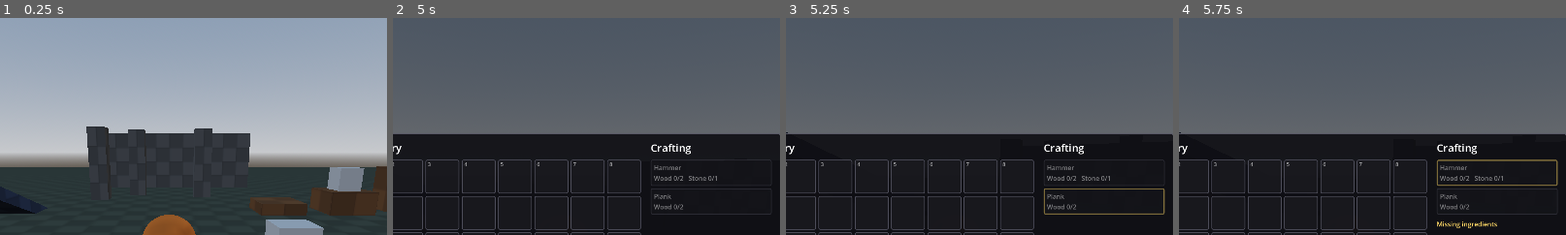
Above: before the commit, frames 1-4 (left to right).
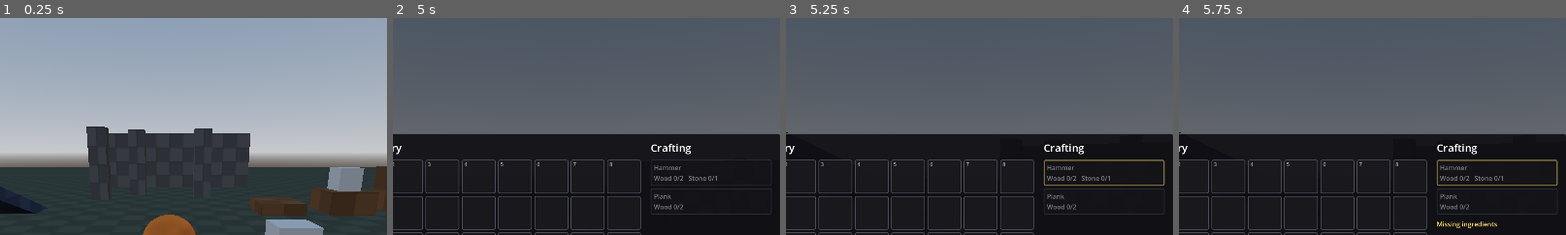
Above: after the commit, the same moments.

Repository: Hydroponicz/project-outpost
Game: Godot game, scene res://world/test_level.tscn
The game is run twice, just before and just after one commit, with the same random seed, the same clock (stepped at 60 frames per second) and the same inputs.
Inputs (mouse positions are % of the whole screen's width and height, from its top left):
- Up to frame 1 (0.25 s): no input
- Up to frame 2 (5 s): tap Enter (menu_accept) at 0.5, 2.75 s; move the mouse to (55, 50) at 0.52 s; hold Q (drop_item) 0.53-1.28 s; hold Up (menu_up) from 0.53 s (still down); tap Space (jump) at 0.77, 1.07, 1.52, 1.55, 1.82, 3.02, 3.32, 3.77, 3.8, 4.07, 4.52, 4.82 s; click (55, 50) at 0.8 s; move the mouse to (45, 50) at 1.27 s; click (45, 50) at 1.35 s; move the mouse to (52, 48) at 2.02 s; hold Space (jump) 2.03-2.78 s; click (52, 48) at 2.17 s; tap Q (drop_item) at 2.3, 4.55 s; move the mouse to (49, 52) at 2.77 s; tap Middle mouse button (build_remove) at 2.85 s; click (49, 52) at 3.05 s; move the mouse to (57, 51) at 3.52 s; hold Mouse wheel up (build_rotate_left) 3.53-4.28 s; click (57, 51) at 3.67 s; right-click (57, 51) at 4.15 s; move the mouse to (42, 49) at 4.27 s; tap Mouse wheel down (build_rotate_right) at 4.35 s; click (42, 49) at 4.42 s; tap Tab (inventory) at 4.9 s
- Up to frame 3 (5.25 s): move the mouse to (69, 36) at 5.02 s; release Up (menu_up) at 5.03 s; hold Down (menu_down) from 5.03 s (still down); hold Q (drop_item) from 5.03 s (still down)
- Up to frame 4 (5.75 s): keep holding Down (menu_down); keep holding Q (drop_item); click (69, 36) at 5.3 s; tap Enter (menu_accept) at 5.65 s
The pictures show only the part of the screen within x 28-78%, y 0-50%; the shares and areas given below are measured in that part.

Frames 1-2 are identical in both runs. In frame 3, 0.9% of the frame differs, in the area x 66-98%, y 65-91%; in frame 4, nothing differs.

Commit message:
Fix analog/menu input: no double placing with RT, no jump on menu close
Right trigger is analog and sends a stream of events while squeezed, each
counted as a press, so one squeeze could place several pieces. Placing
now polls 'just pressed' each physics frame. Menus (inventory, build)
navigate the same way, fixing multi-skips with the left stick. After a
menu closes, jumping waits for the jump button to be released, and
placing waits for the hit button to be released.

Co-Authored-By: Claude Opus 5.5 <noreply@anthropic.com>
Claude-Session: https://claude.ai/code/session_01Dnt7QGQP5QX23Ak6sTPPQP

Diff:
--- a/building/builder.gd
+++ b/building/builder.gd
@@ -34,8 +34,13 @@
 @export var ghost_color_ok: Color = Color(0.3, 1.0, 0.4, 0.4)
 @export var ghost_color_blocked: Color = Color(1.0, 0.3, 0.3, 0.4)
 
-## False while a menu is open.
-var enabled: bool = true
+## False while a menu is open. Turning it back on blocks placing until the
+## hit button is released (so the click that picked a piece doesn't place one).
+var enabled: bool = true:
+	set(value):
+		if value and not enabled:
+			_place_blocked = true
+		enabled = value
 ## Every piece found in PIECE_FOLDER, in menu order.
 var pieces: Array[BuildPieceData] = []
 ## The piece chosen in the build menu, or null.
@@ -49,6 +54,8 @@
 var _placement_ok: bool = false
 var _remove_target: BuildPiece = null
 var _hint: String = ""
+## See "enabled". Also set by a click that grabs the mouse back after Esc.
+var _place_blocked: bool = false
 
 
 ## What the builder needs to know about a piece without placing it:
@@ -106,11 +113,13 @@
 	elif selected != null and event.is_action_pressed("build_rotate_right"):
 		_rotation_steps += 1
 		get_viewport().set_input_as_handled()
-	elif selected != null and event.is_action_pressed("hit"):
-		# A click that grabs the mouse back (after Esc) shouldn't place anything.
-		if Input.mouse_mode == Input.MOUSE_MODE_CAPTURED or InputPrompts.using_gamepad:
-			_try_place()
-			get_viewport().set_input_as_handled()
+
+
+func _input(event: InputEvent) -> void:
+	# A click while the mouse is free just grabs it back; don't place with it.
+	if event is InputEventMouseButton and event.pressed \
+			and Input.mouse_mode != Input.MOUSE_MODE_CAPTURED:
+		_place_blocked = true
 
 
 func _physics_process(_delta: float) -> void:
@@ -121,6 +130,15 @@
 	_update_remove_target(hit)
 	_update_ghost(hit, active)
 	_update_hint(active)
+
+	# Placing is checked here as "just pressed" rather than from input events:
+	# the right trigger is analog and sends a stream of events while squeezed,
+	# which used to place several pieces at once.
+	if _place_blocked:
+		if not Input.is_action_pressed("hit"):
+			_place_blocked = false
+	elif active and selected != null and Input.is_action_just_pressed("hit"):
+		_try_place()
 
 
 # --- Placing ---
--- a/player/player.gd
+++ b/player/player.gd
@@ -35,6 +35,10 @@
 ## movement input but still falls and slows to a stop.
 var controls_enabled: bool = true
 
+## Set when controls come back on (a menu closed). Jumping waits until the
+## jump button is released, so the A press that closed the menu doesn't jump.
+var _jump_blocked: bool = false
+
 ## Gamepad sprint is a toggle: click the left stick to start, and it stops
 ## when you let go of the stick (or click again).
 var _sprint_toggled: bool = false
@@ -61,6 +65,8 @@
 	_builder.enabled = enabled
 	if not enabled:
 		_sprint_toggled = false
+	else:
+		_jump_blocked = true
 
 
 func get_inventory() -> Inventory:
@@ -92,7 +98,9 @@
 
 	# --- Jump ---
 	# Physics formula: the launch speed needed to reach jump_height.
-	if controls_enabled and Input.is_action_just_pressed("jump") and is_on_floor():
+	if _jump_blocked and not Input.is_action_pressed("jump"):
+		_jump_blocked = false
+	if controls_enabled and not _jump_blocked and Input.is_action_just_pressed("jump") and is_on_floor():
 		velocity.y = sqrt(2.0 * gravity * jump_height)
 
 	# --- Read input ---
--- a/ui/build_menu.gd
+++ b/ui/build_menu.gd
@@ -48,24 +48,28 @@
 
 
 func _input(event: InputEvent) -> void:
+	# The same button that opened the menu closes it. (Handled as an event so
+	# the press that OPENED it isn't also seen as closing it.)
+	if is_open and event.is_action_pressed("build_menu"):
+		close()
+		get_viewport().set_input_as_handled()
+
+
+## Read once per frame as "just pressed" (an analog stick sends a stream of
+## events while held, which would skip several rows per push).
+func _process(_delta: float) -> void:
 	if not is_open:
 		return
-	var handled := true
-	if event.is_action_pressed("menu_cancel") or event.is_action_pressed("toggle_mouse_capture") \
-			or event.is_action_pressed("build_menu"):
+	if Input.is_action_just_pressed("menu_cancel") or Input.is_action_just_pressed("toggle_mouse_capture"):
 		close()
-	elif event.is_action_pressed("menu_accept"):
+	elif Input.is_action_just_pressed("menu_accept"):
 		_choose(_cursor)
-	elif event.is_action_pressed("menu_up"):
+	elif Input.is_action_just_pressed("menu_up"):
 		_cursor = maxi(_cursor - 1, 0)
 		_refresh()
-	elif event.is_action_pressed("menu_down"):
+	elif Input.is_action_just_pressed("menu_down"):
 		_cursor = mini(_cursor + 1, _rows.size() - 1)
 		_refresh()
-	else:
-		handled = false
-	if handled:
-		get_viewport().set_input_as_handled()
 
 
 func _choose(index: int) -> void:
--- a/ui/inventory_screen.gd
+++ b/ui/inventory_screen.gd
@@ -87,37 +87,35 @@
 		get_viewport().set_input_as_handled()
 		return
 
+
+## Menu controls are read once per frame as "just pressed", not from input
+## events: an analog stick sends a stream of events while held, which would
+## skip several slots per push.
+func _process(_delta: float) -> void:
 	if not is_open:
 		return
-
-	var handled := true
-	if event.is_action_pressed("menu_cancel") or event.is_action_pressed("toggle_mouse_capture"):
+	if Input.is_action_just_pressed("menu_cancel") or Input.is_action_just_pressed("toggle_mouse_capture"):
 		if _held_from != -1:
 			_held_from = -1  # First press just puts the held stack back.
 			_refresh()
 		else:
 			close()
-	elif event.is_action_pressed("menu_accept"):
+	elif Input.is_action_just_pressed("menu_accept"):
 		if _area == Area.GRID:
 			_grab_or_drop(_cursor)
 		else:
 			_craft(_recipe_cursor)
-	elif event.is_action_pressed("drop_item"):
+	elif Input.is_action_just_pressed("drop_item"):
 		if _area == Area.GRID:
 			_drop_to_ground(_held_from if _held_from != -1 else _cursor)
-	elif event.is_action_pressed("menu_left"):
+	elif Input.is_action_just_pressed("menu_left"):
 		_move_highlight(-1, 0)
-	elif event.is_action_pressed("menu_right"):
+	elif Input.is_action_just_pressed("menu_right"):
 		_move_highlight(1, 0)
-	elif event.is_action_pressed("menu_up"):
+	elif Input.is_action_just_pressed("menu_up"):
 		_move_highlight(0, -1)
-	elif event.is_action_pressed("menu_down"):
+	elif Input.is_action_just_pressed("menu_down"):
 		_move_highlight(0, 1)
-	else:
-		handled = false
-
-	if handled:
-		get_viewport().set_input_as_handled()
 
 
 func open() -> void:
